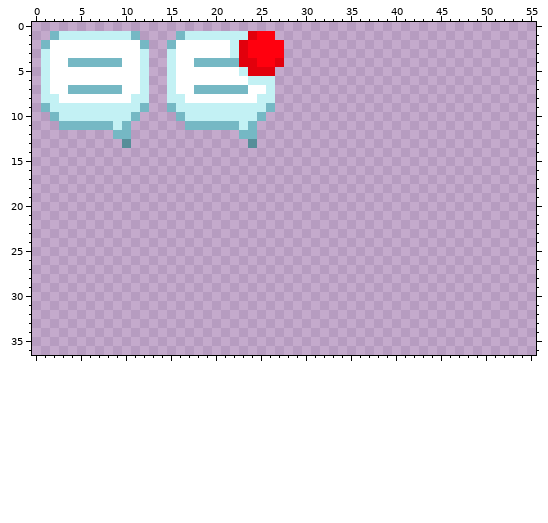
Two states of a pixel-art sprite, textures/icons.png. That is the earlier state.
The file is 64x64 pixels. Shown: x 0..55, y 0..36. The old version is drawn lined up with the new one, on the new canvas.
The result:
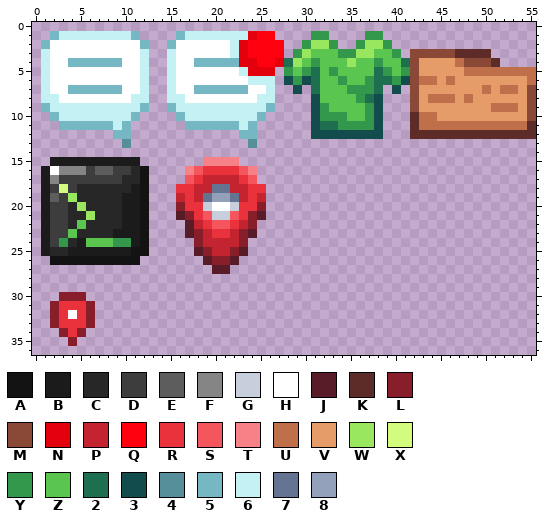
Palette (. is transparent): A #131313  B #1b1b1b  C #272727  D #3d3d3d  E #5d5d5d  F #858585  G #c7cfdd  H #ffffff  J #571c27  K #5d2c28  L #891e2b  M #8a4836  N #e2000c  P #c42430  Q #ff000e  R #ea323c  S #f5555d  T #f68187  U #bf6f4a  V #e69c69  W #99e65f  X #d3fc7e  Y #33984b  Z #5ac54f  2 #1e6f50  3 #134c4c  4 #568e99  5 #75b8c4  6 #c3f1f4  7 #657392  8 #92a1b9
The edit:
canvas 64x64 -> 56x56 (the part of the old canvas that was cut away was empty and is not shown)
@@ x 0..55 @@
  0 ........................................................
- 1 ..5666666665....56666666NQQ.............................
- 2 .5HHHHHHHHHH5..5HHHHHH6NQQQQ............................
- 3 .6HHHHHHHHHH6..6HHHHHH6NQQQQ............................
- 4 .6HH555555HH6..6HH55555NNQQN............................
- 5 .6HHHHHHHHHH6..6HHHHHHH6NNN.............................
- 6 .6HHHHHHHHHH6..6HHHHHHHH666.............................
- 7 .6HH555555HH6..6HH555555HH6.............................
- 8 .66HHHHHHHH66..66HHHHHHHH66.............................
- 9 .566666666665..566666666665.............................
-10 ..5666666665....5666666665..............................
-11 ...55555565......55555565...............................
-12 .........55............55...............................
+ 1 ..5666666665....56666666NQQ....YY....YY.................
+ 2 .5HHHHHHHHHH5..5HHHHHH6NQQQQ..YWWY..YWWY................
+ 3 .6HHHHHHHHHH6..6HHHHHH6NQQQQ.YWZZZYYWWZZY.MMMMMKKKK.....
+ 4 .6HH555555HH6..6HH55555NNQQN2WZYZZZWZZYZZ2MVVVVUMMMK....
+ 5 .6HHHHHHHHHH6..6HHHHHHH6NNN.YZY2ZYZZZZ2YZYMVVVVVUUUUUUUU
+ 6 .6HHHHHHHHHH6..6HHHHHHHH666.3Y32ZZYZZY22Y3MUUVUVVVVVVVVU
+ 7 .6HH555555HH6..6HH555555HH6..3.2ZZZYYY2.3.MVVVVVVVUVUUVM
+ 8 .66HHHHHHHH66..66HHHHHHHH66....3ZZZZY23...MVUUUVUVVVVVVM
+ 9 .566666666665..566666666665....3YZZZZY3...MVVVVVVVVUUUVM
+10 ..5666666665....5666666665.....3YYYZZY3...KUUVVVVVVVVVVM
+11 ...55555565......55555565......322YYYY3...KUUUUUUUUUUUUK
+12 .........55............55......33333333...KKKKKKKKKKKKKK
 13 ..........4.............4...............................
 14 ........................................................
-15 ........................................................
-16 ........................................................
-17 ........................................................
-18 ........................................................
-19 ........................................................
-20 ........................................................
-21 ........................................................
-22 ........................................................
-23 ........................................................
-24 ........................................................
-25 ........................................................
-26 ........................................................
-27 ........................................................
+15 ..BBBBBBBBBB.......TTTT.................................
+16 .BHFFFDEEDDCA....TSRRRRST...............................
+17 .BFDDDDDDDCCA....SRPPPPRS...............................
+18 .BDXDCCCCCCBA...RRPP77PPRR..............................
+19 .BEDWCCCCCBBA...PRP7887PRP..............................
+20 .BDDCWCCCCBBA...LRRGHHGRRL..............................
+21 .BDDCCWCCCBBA...JLRSGGSRLJ..............................
+22 .BDDCZCCCCBBA....JPRSSRPL...............................
+23 .BDDZCCCCBBBA....JLPRRPLJ...............................
+24 .BDYCBZZZYYBA.....LPPPPL................................
+25 .BCCBBBBBBBAA.....JLPPLJ................................
+26 ..AAAAAAAAAA.......JLLJ.................................
+27 ....................JJ..................................
 28 ........................................................
 29 ........................................................
-30 ........................................................
-31 ........................................................
-32 ........................................................
-33 ........................................................
-34 ........................................................
-35 ........................................................
+30 ...LLL..................................................
+31 ..LRRRL.................................................
+32 ..LRHRL.................................................
+33 ..LRRRL.................................................
+34 ...LRL..................................................
+35 ....L...................................................
 36 ........................................................
Where, in picture pixels (left, top, right, bottom), the same in both pictures:
added: (284, 31, 536, 139)
added: (41, 157, 266, 274)
added: (50, 292, 95, 346)
